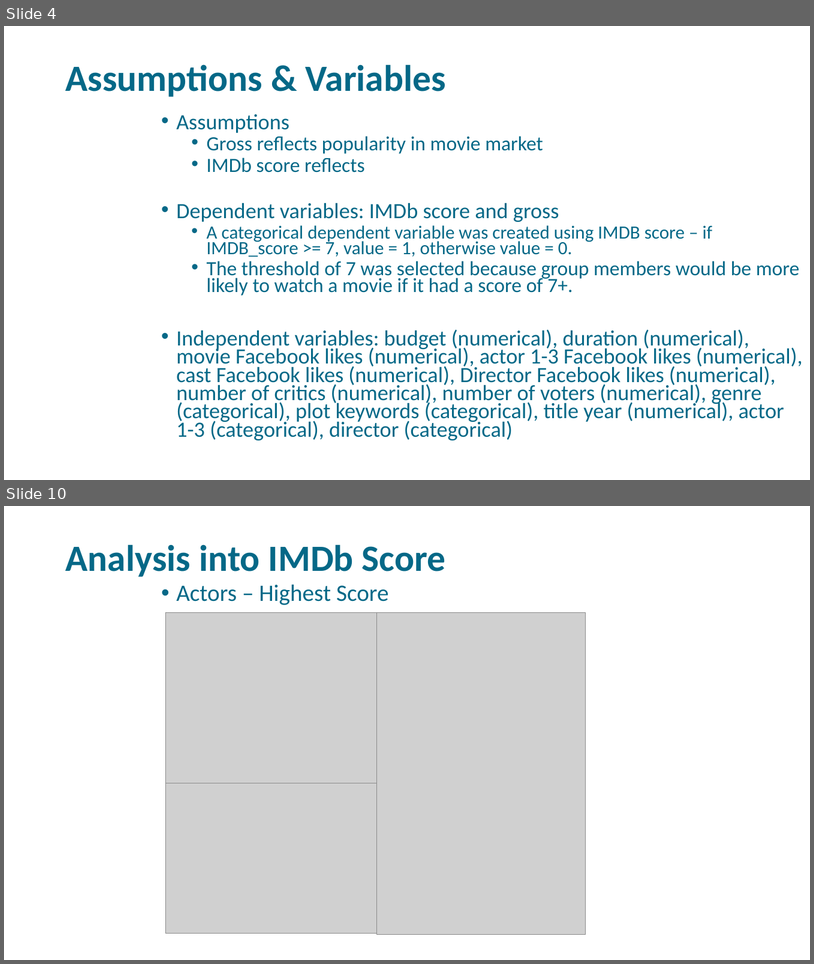
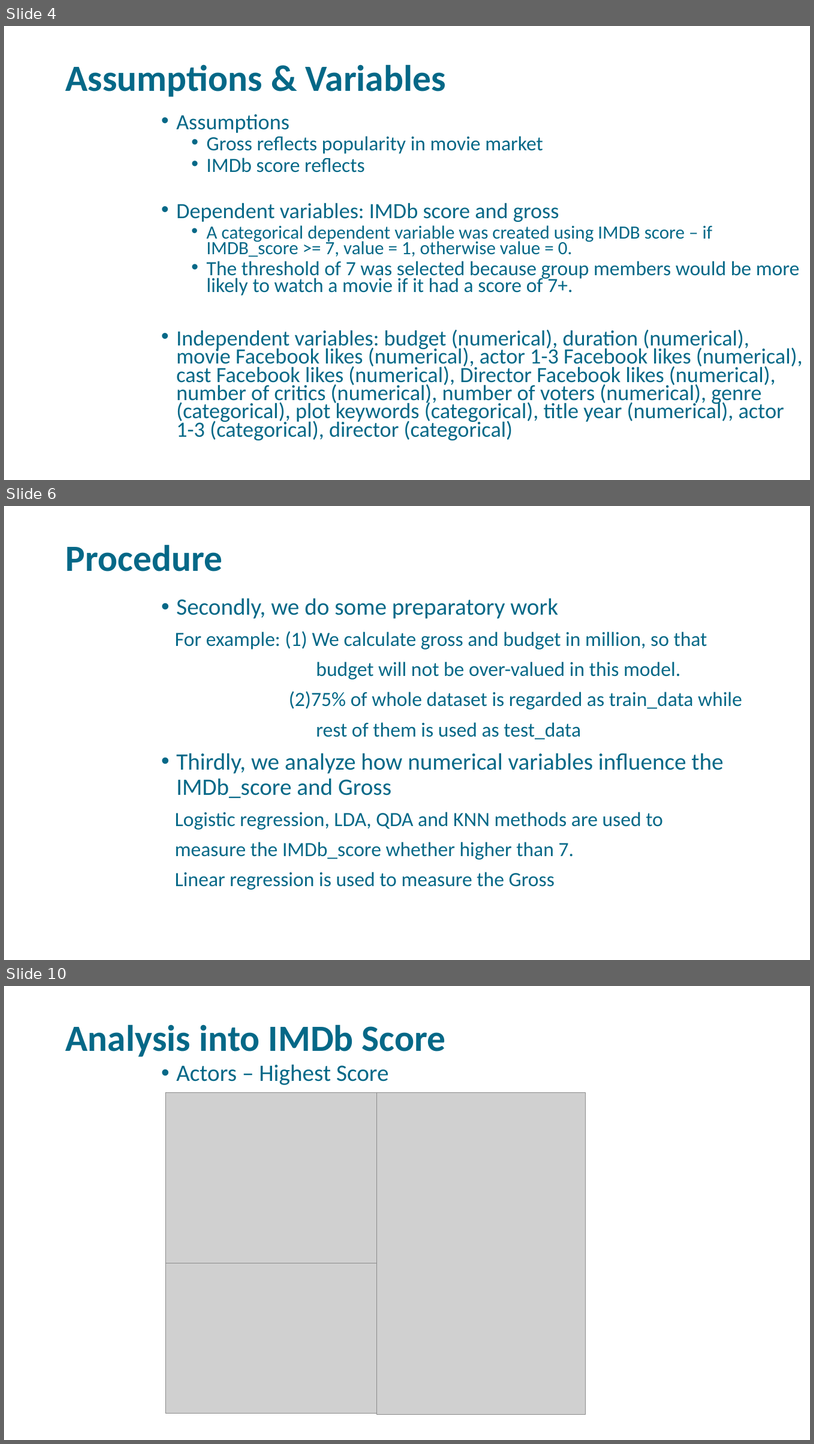
Before and after one commit to libbyYOU/IMDb-5000-movie-project, a slide deck: DSO-530 Final Project.pptx. Shown one above the other, each under a label of ours: slides 4 and 10 before the commit, slides 4, 6 and 10 after it; the slides between them are not shown. The pictures are 814x964 and 814x1444 pixels, drawn with LibreOffice and Linux fonts; fonts in the diff are those of the drawing; grey boxes stand for pictures; background and template pictures are left out. Boxes give left, top, right and bottom in pixels: in the first picture for what was removed or moved away, otherwise in the second. Text is boxed around its words. In the diff, an @@ line names an element or a change of style, - is before the commit and + after.

```diff
--- a/DSO-530 Final Project.pptx
+++ b/DSO-530 Final Project.pptx
@@ slide 6 added at (4,506,810,960), background picture (left out) @@
@@ title added at (65,544,222,571), 44 pt, text #056887, bold @@
+Procedure
@@ text added at (175,598,743,889), 24 pt, text #056887 @@
+• Secondly, we do some preparatory work
+For example: (1) We calculate gross and budget in million, so that
+budget will not be over-valued in this model.
+(2)75% of whole dataset is regarded as train_data while
+rest of them is used as test_data
+• Thirdly, we analyze how numerical variables influence the IMDb_score and Gross
+Logistic regression, LDA, QDA and KNN methods are used to
+measure the IMDb_score whether higher than 7.
+Linear regression is used to measure the Gross
```
Also in this commit, not shown: 6 slides changed, 1 other slide added, 2 slides removed, 2 other files.
